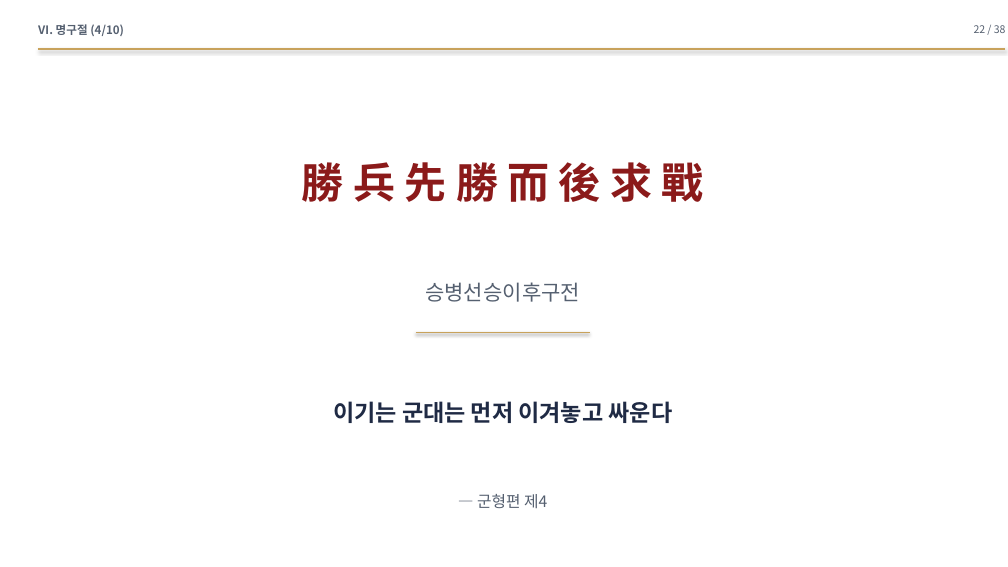
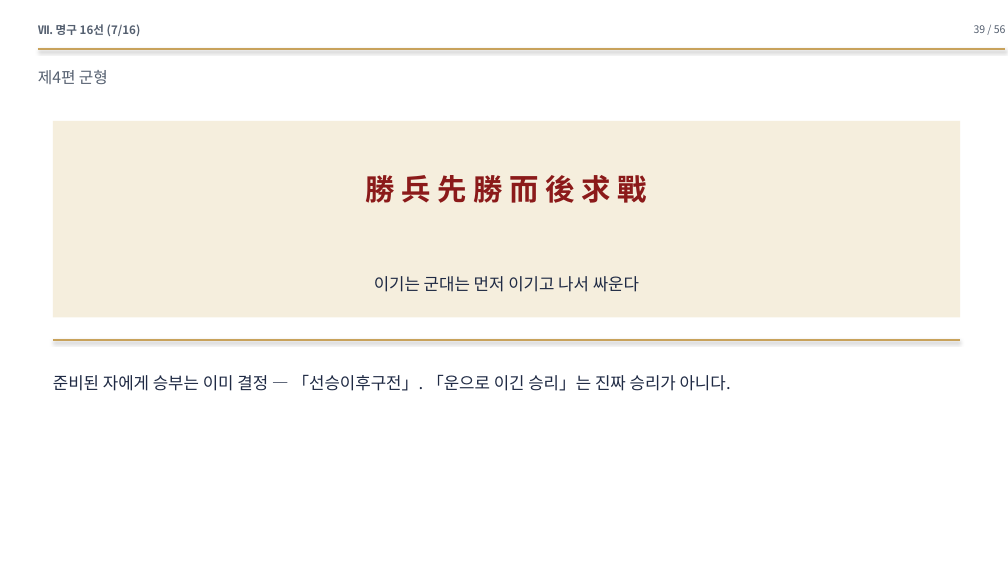
Before and after one commit to hpark1947/Oriental-Classics2, a slide deck: slide 39 of 발표자료/손자병법_발표자료.pptx (slide 22 before the commit). Drawn at 1008x567 pixels with LibreOffice and Linux fonts; fonts in the diff are those of the drawing. Boxes give left, top, right and bottom in pixels: in the first picture for what was removed or moved away, otherwise in the second. Text is boxed around its words. In the diff, an @@ line names an element or a change of style, - is before the commit and + after.

```diff
--- a/발표자료/손자병법_발표자료.pptx
+++ b/발표자료/손자병법_발표자료.pptx
@@ text at [38,24,141,36]: text changed @@
-Ⅵ. 명구절 (4/10)
+Ⅶ. 명구 16선 (7/16)
@@ text at [974,25,1006,33]: text changed @@
-22 / 38
+39 / 56
@@ text added at [38,70,108,84], 15 pt, text #556070 @@
+제4편 군형
@@ text "勝 兵 先 勝 而 ...": place and size @@
-text "勝 兵 先 勝 而 ..." at [302,156,704,209]
+text "勝 兵 先 勝 而 ..." at [366,171,647,209]
@@ text "勝 兵 先 勝 而 ..." at [366,171,647,209]: size 40 to 28 pt @@
@@ rectangle added at [53,121,960,318], fill #F5EEDD @@
@@ text at [374,276,639,292]: text changed; size 22 to 16 pt; bold off @@
-이기는 군대는 먼저 이겨놓고 싸운다
+이기는 군대는 먼저 이기고 나서 싸운다
@@ text removed at [425,282,580,302] @@
-승병선승이후구전
@@ line added from (53, 340) to (960, 340), #C8A25B 2 pt @@
@@ line removed from (416, 333) to (590, 333) @@
@@ text added at [53,374,731,391], 16 pt, text #1F2A44 @@
+준비된 자에게 승부는 이미 결정 — 「선승이후구전」. 「운으로 이긴 승리」는 진짜 승리가 아니다.
@@ text removed at [477,494,547,508] @@
-— 군형편 제4
```
Also in this commit, not shown: 7 other slides changed, 48 slides added, 30 slides removed, 1 other file.
